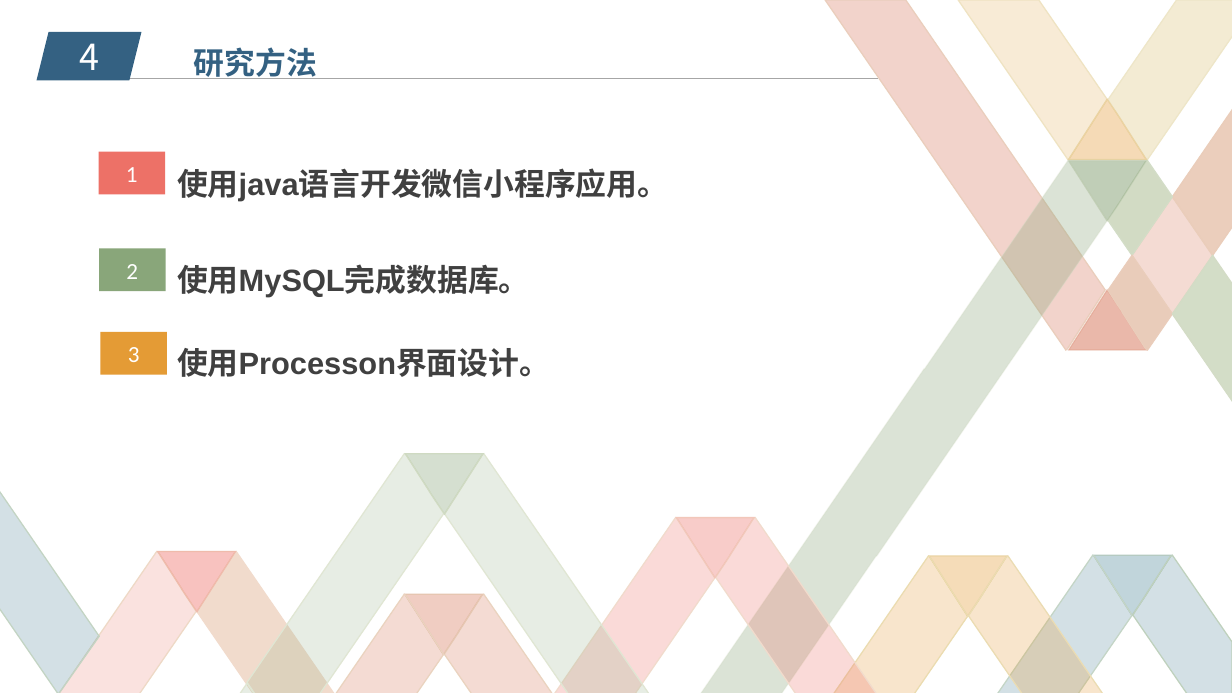
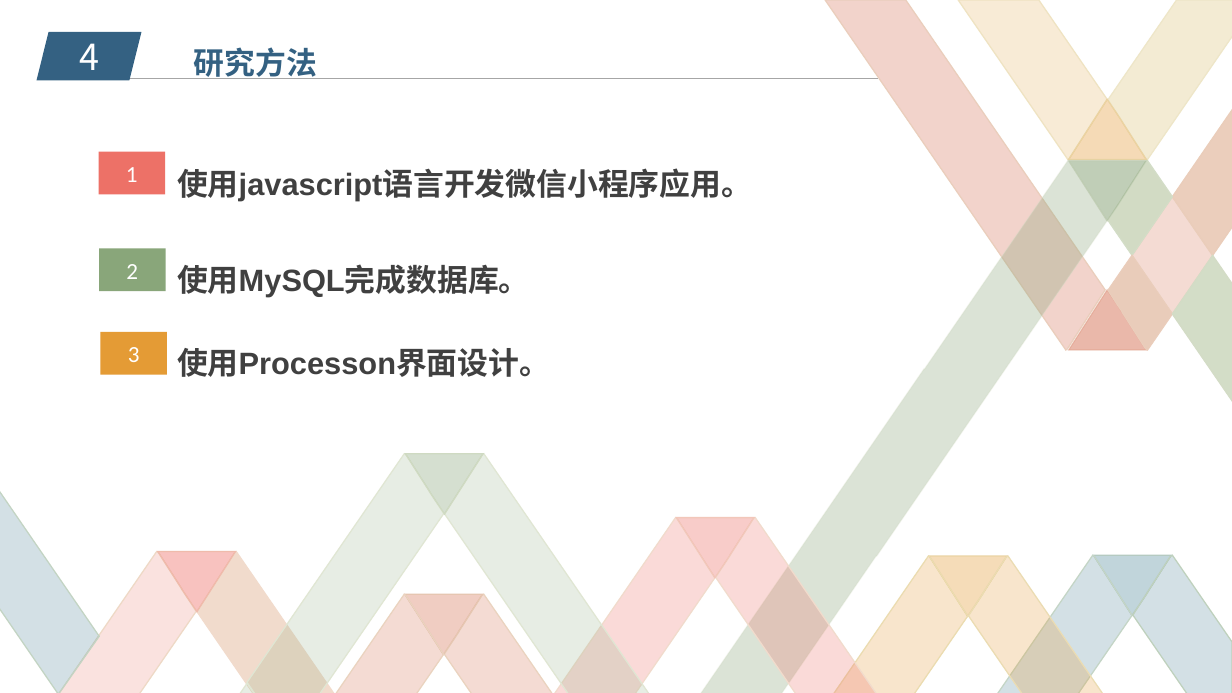
Before and after one commit to zucccxy/project, a slide deck: slide 7 of SE2017秋-G02-项目介绍-招聘系统update.pptx. Drawn at 1232x693 pixels with LibreOffice and Linux fonts; fonts in the diff are those of the drawing; background and template pictures are left out. Boxes give left, top, right and bottom in pixels: in the first picture for what was removed or moved away, otherwise in the second. Text is boxed around its words. In the diff, an @@ line names an element or a change of style, - is before the commit and + after.

```diff
--- a/SE2017秋-G02-项目介绍-招聘系统update.pptx
+++ b/SE2017秋-G02-项目介绍-招聘系统update.pptx
@@ text at bbox=[177, 168, 752, 202]: text changed @@
-使用java语言开发微信小程序应用。
+使用javascript语言开发微信小程序应用。
```
Also in this commit, not shown: 1 other slide changed, 1 other file.
